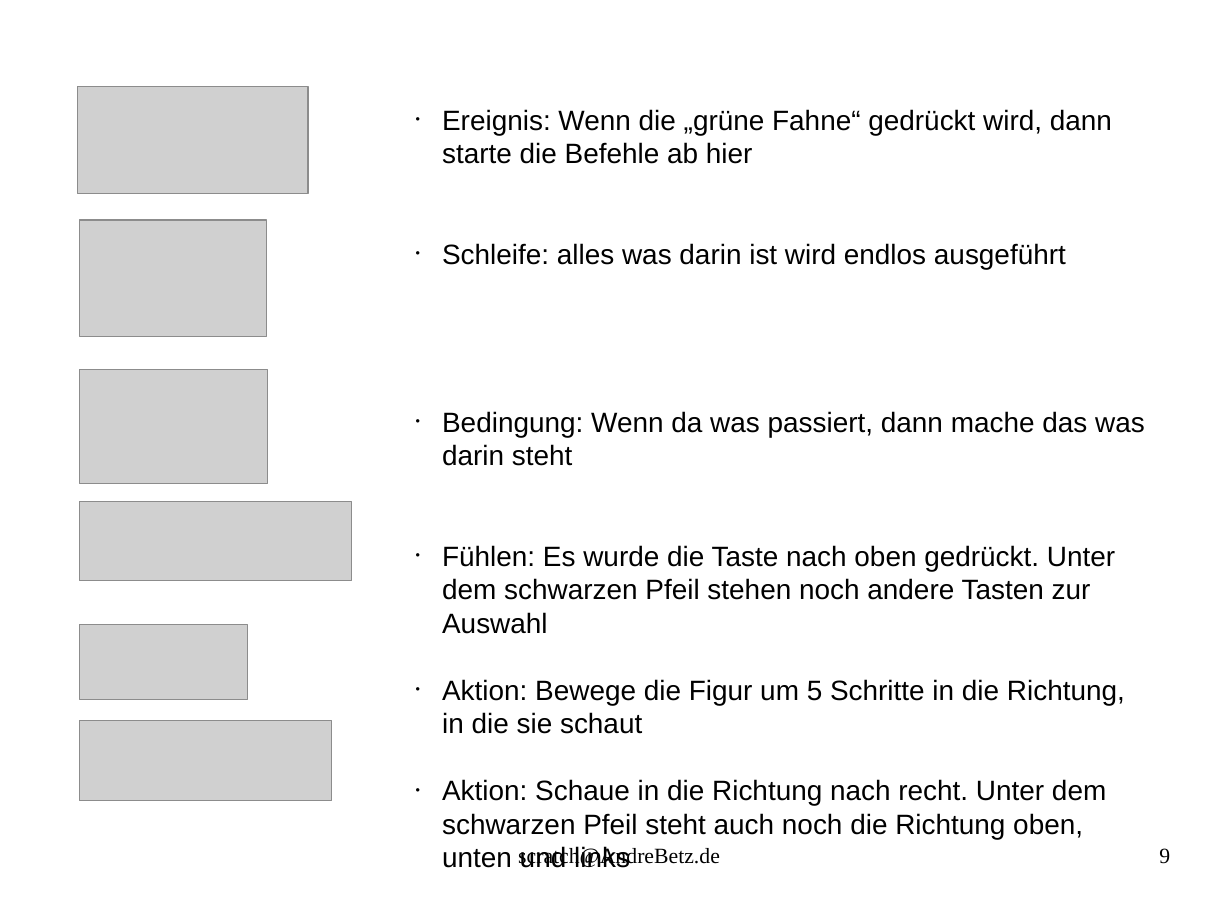
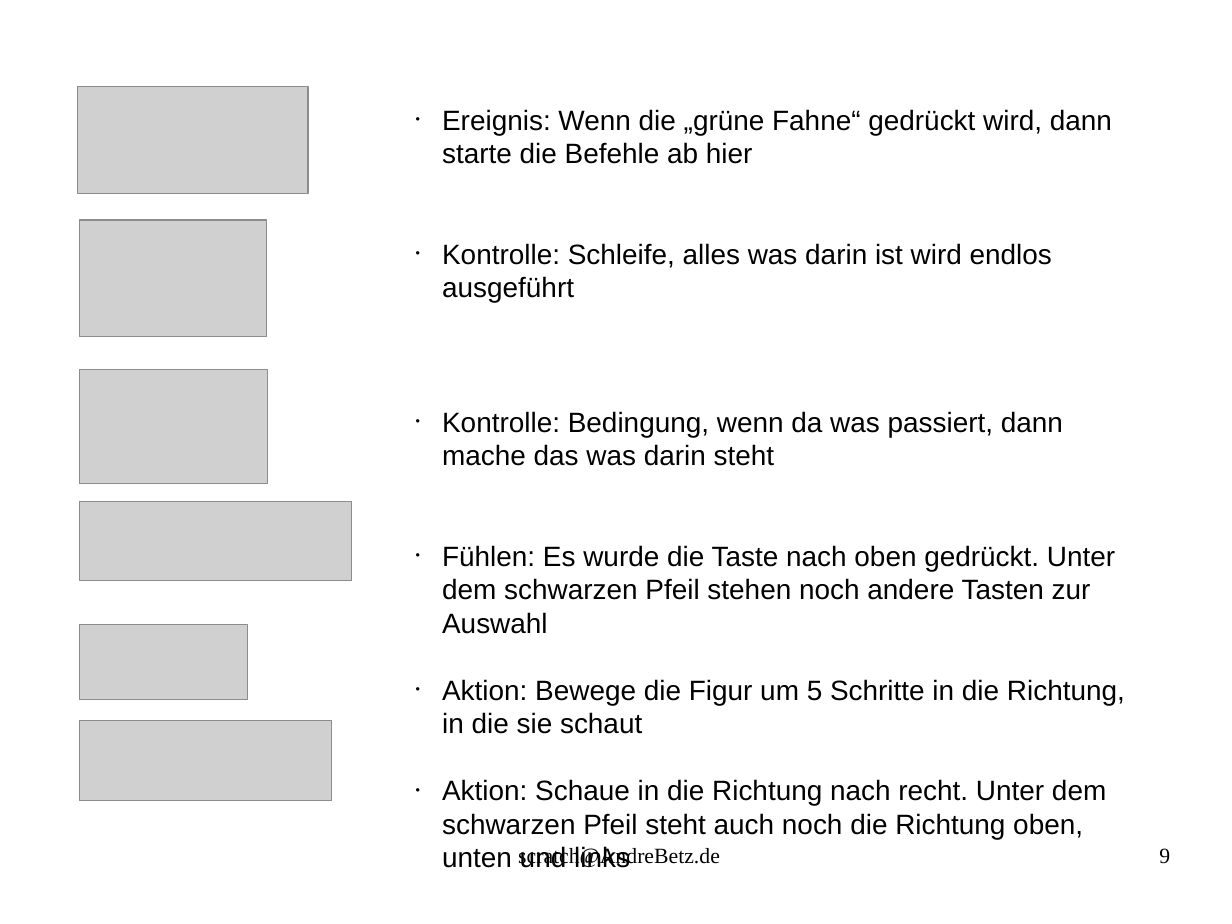
Before and after one commit to sky4walk/documents, a slide deck: slide 9 of ProgrammierkursScratchSpiel.odp. Drawn at 1232x924 pixels with LibreOffice and Linux fonts; fonts in the diff are those of the drawing; grey boxes stand for pictures. Boxes give left, top, right and bottom in pixels: in the first picture for what was removed or moved away, otherwise in the second. Text is boxed around its words. In the diff, an @@ line names an element or a change of style, - is before the commit and + after.

```diff
--- a/ProgrammierkursScratchSpiel.odp
+++ b/ProgrammierkursScratchSpiel.odp
@@ text at bbox=[442, 243, 1063, 466]: text changed @@
-• Schleife: alles was darin ist wird endlos ausgeführt
-• Bedingung: Wenn da was passiert, dann mache das was darin steht
+• Kontrolle: Schleife, alles was darin ist wird endlos ausgeführt
+• Kontrolle: Bedingung, wenn da was passiert, dann mache das was darin steht
```
Also in this commit, not shown: 1 other slide changed, 7 slides added, 2 other files.
